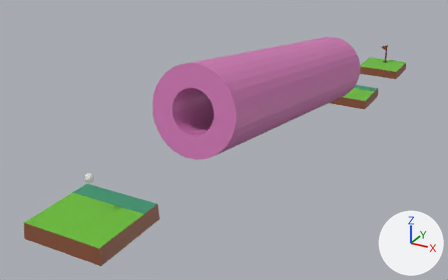
Before and after pictures for a commit that changed the Blender file blender/level3.blend.
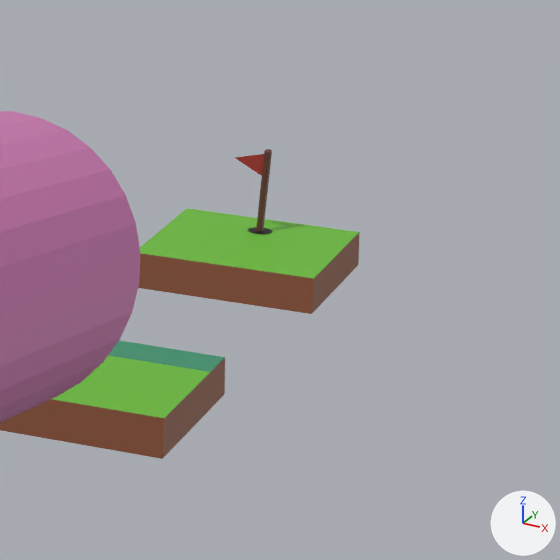
Each version is shown whole from a 50 mm lens placed at (7.86, -8.58, 6.8), pointed at (-2.04, 9.41, -2.2), then close up on the part from 74% to 100% of the width and 5% to 47% of the height. The lights are fixed; the arrows at lower right show +X, +Y and +Z.

Objects in the first close-up: 'Cylinder', 'basic-fixed.001', 'basic-moveable.002', 'flag'.
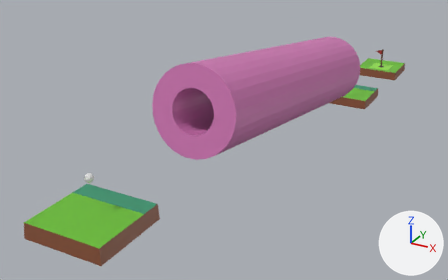
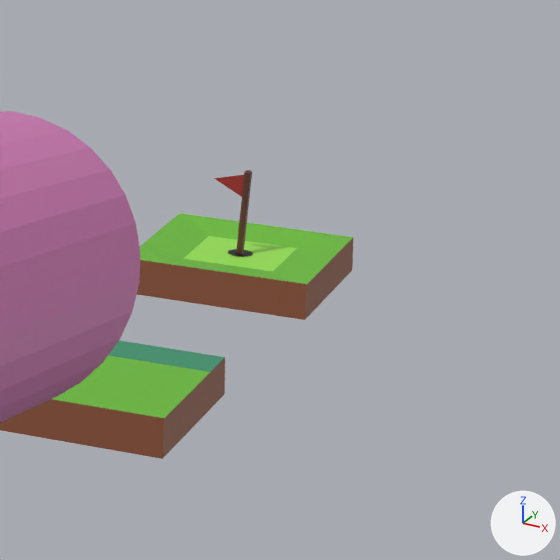
Pixel boxes (x1, y1, x2, y2) of what changed, in the close-ups (560 x 560 px):
'basic-fixed.001', reshaped, moved
    before: (138, 208, 360, 314)
    after: (137, 213, 353, 320)
'flag', moved
    before: (235, 149, 272, 234)
    after: (214, 170, 253, 256)
part 1 of me_cube_001, built on
    before: (140, 208, 359, 279)
    after: (140, 213, 353, 284)

The change, as a list of edits to the scene's bpy script:
```text
Change me_cube_001:
    used by ob_basic_fixed_001; location = (0.0, 22.946, -2.812); scale = (1.0, 1.0, 0.2)
    remove me_cube_001.from_pydata(...)  # 20 vertices, 6 faces; spans x -1.0..1.0, y -1.0..1.0, z -1.0..0.9
    add me_cube_001.from_pydata(...)  # 29 vertices, 21 faces; spans x -1.0..1.0, y -1.0..1.0, z -1.0..0.9
    me_cube_001 part 1
    1 face is deleted
    9 vertices are added at x -0.49..0.49, y -0.49..0.49, z 0.56
    16 new faces join them
Change ob_flag:
    ob_flag.location: (-0.003, 23.423, -1.636) -> (-0.004, 22.663, -1.687)
Change ob_basic_fixed_001:
    ob_basic_fixed_001.location: (0.0, 22.946, -2.812) -> (0.0, 22.668, -2.798)
```
